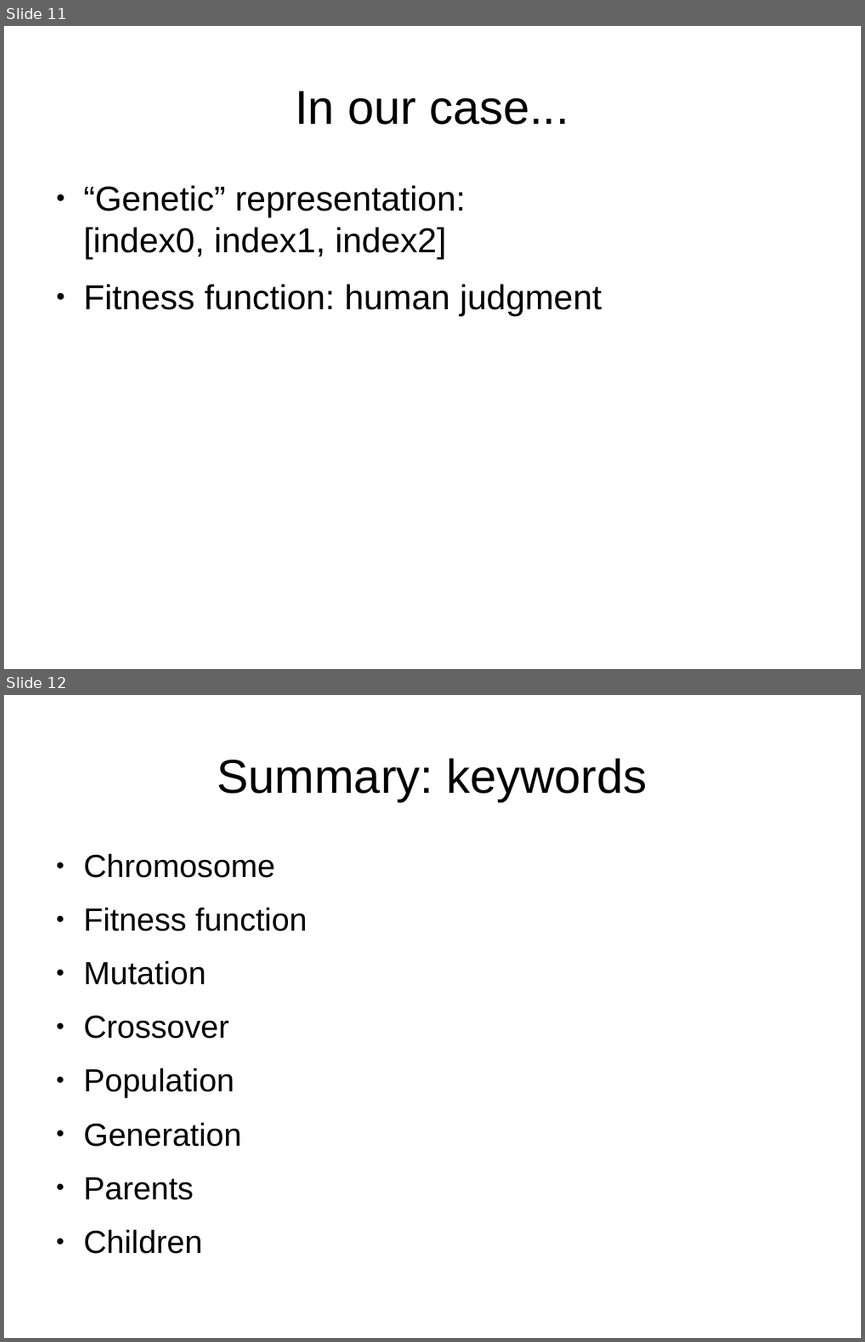
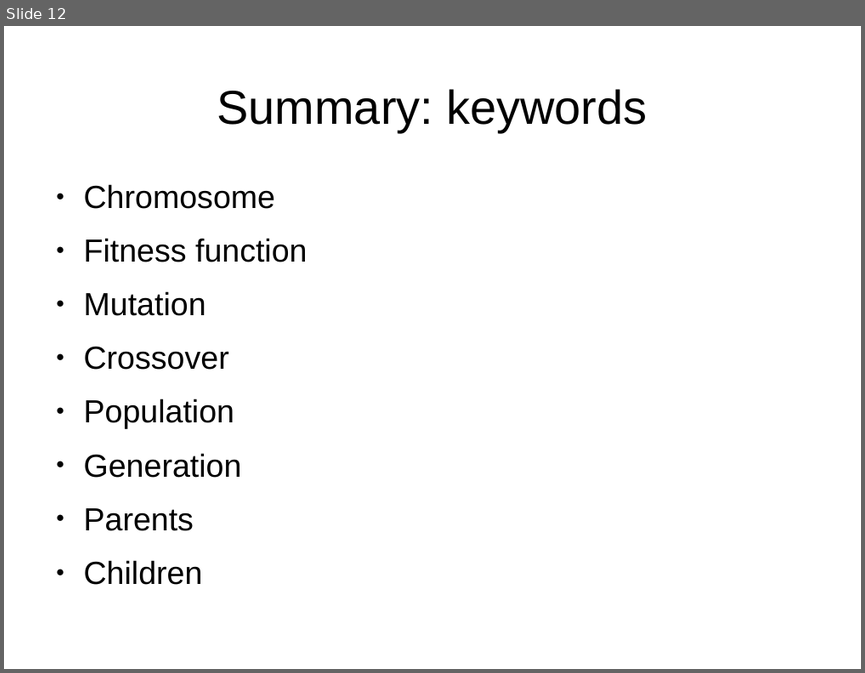
Before and after one commit to trevisanj/pinga, a slide deck: slides.odp. Shown one above the other, each under a label of ours: slides 11 and 12 before the commit, slide 12 after it. The pictures are 865x1342 and 865x673 pixels, drawn with LibreOffice and Linux fonts; fonts in the diff are those of the drawing. Boxes give left, top, right and bottom in pixels: in the first picture for what was removed or moved away, otherwise in the second. Text is boxed around its words. In the diff, an @@ line names an element or a change of style, - is before the commit and + after.

```diff
--- a/slides.odp
+++ b/slides.odp
@@ slide 11 removed at (4, 26, 861, 669), background #FFFFFF @@
@@ title removed at (295, 91, 569, 125) @@
-In our case...
@@ text removed at (84, 185, 602, 315) @@
-● “Genetic” representation:
-  [index0, index1, index2]
-● Fitness function: human judgment
```
Also in this commit, not shown: 4 slides changed, 2 slides added, 1 other slide removed, 2 other files.
